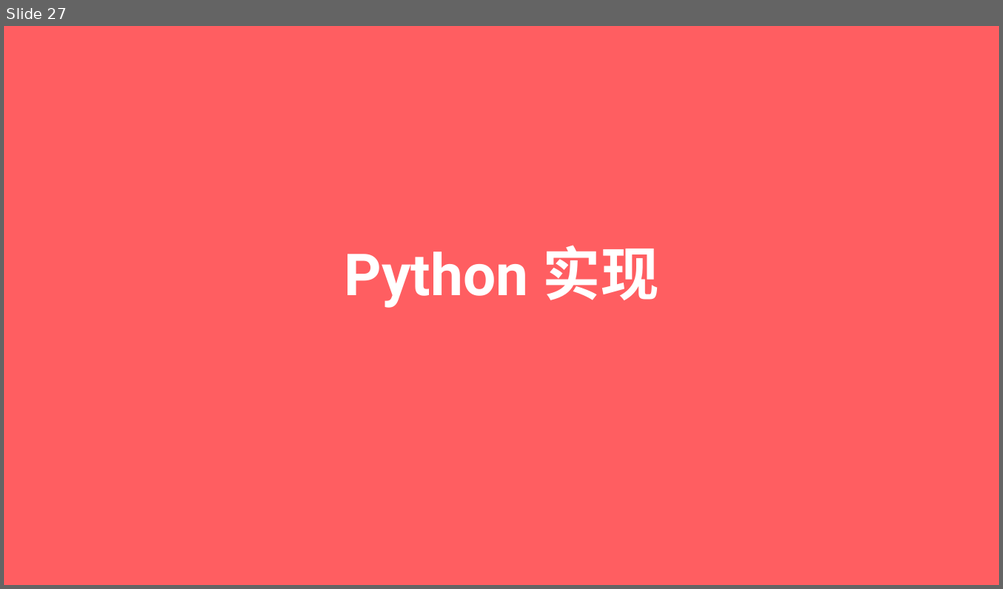
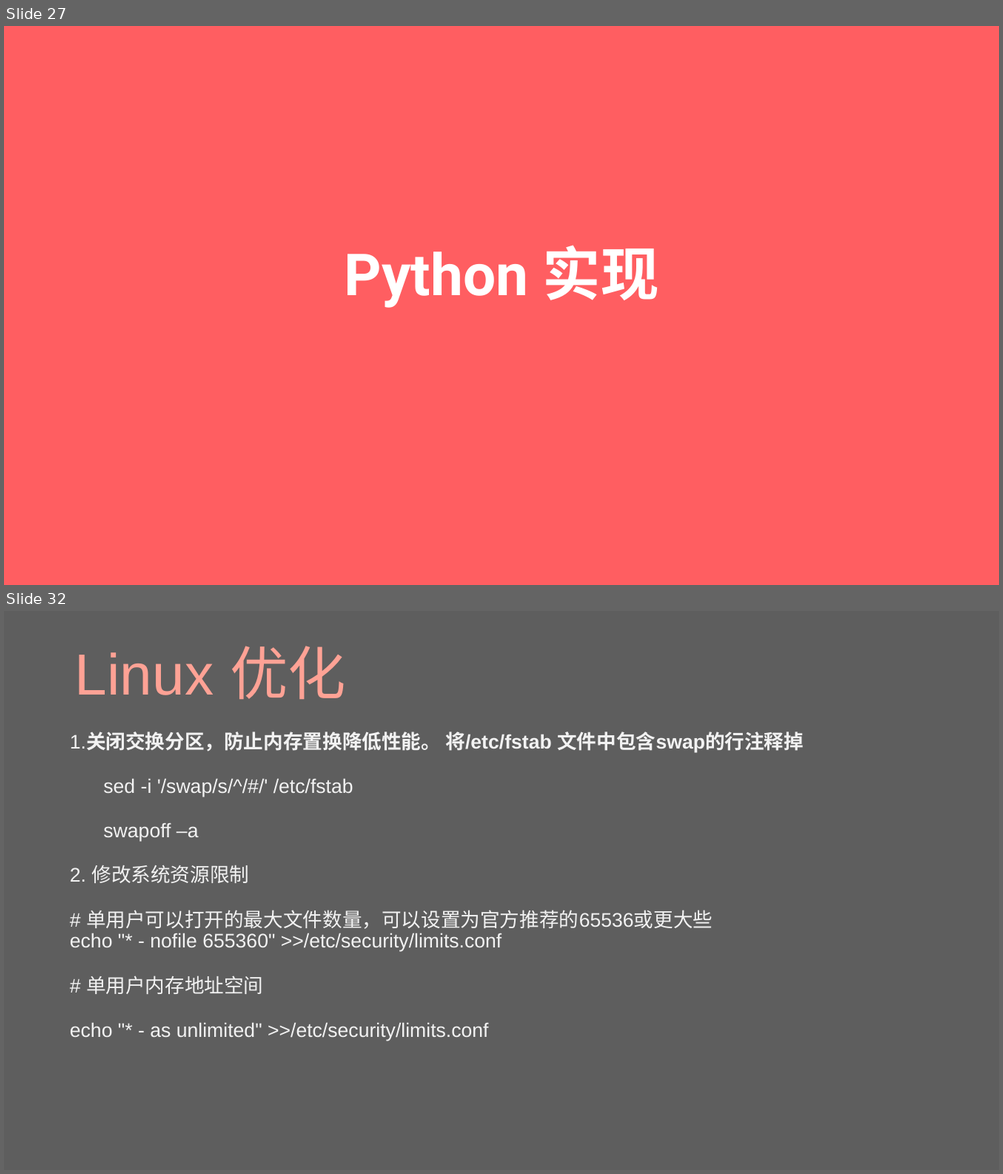
Before and after one commit to Uchida-Hideto/Elasticsearch, a slide deck: elasticsearch.pptx. Shown one above the other, each under a label of ours: slide 27 before the commit, slides 27 and 32 after it; the slides between them are not shown. The pictures are 1003x589 and 1003x1174 pixels, drawn with LibreOffice and Linux fonts; fonts in the diff are those of the drawing. Boxes give left, top, right and bottom in pixels: in the first picture for what was removed or moved away, otherwise in the second. Text is boxed around its words. In the diff, an @@ line names an element or a change of style, - is before the commit and + after.

```diff
--- a/elasticsearch.pptx
+++ b/elasticsearch.pptx
@@ slide 32 added at (x1=4, y1=611, x2=999, y2=1170), background #5E5E5E @@
@@ title added at (x1=75, y1=646, x2=346, y2=700), 112 pt, text #FFA295 @@
+Linux 优化
@@ text added at (x1=70, y1=732, x2=803, y2=1041), 38 pt, text #F2F2F2 @@
+1.关闭交换分区，防止内存置换降低性能。 将/etc/fstab 文件中包含swap的行注释掉
+sed -i '/swap/s/^/#/' /etc/fstab
+swapoff –a
+2. 修改系统资源限制
+# 单用户可以打开的最大文件数量，可以设置为官方推荐的65536或更大些
+echo "* - nofile 655360" >>/etc/security/limits.conf
+# 单用户内存地址空间
+echo "* - as unlimited" >>/etc/security/limits.conf
```
Also in this commit, not shown: 2 slides changed, 9 other slides added.
